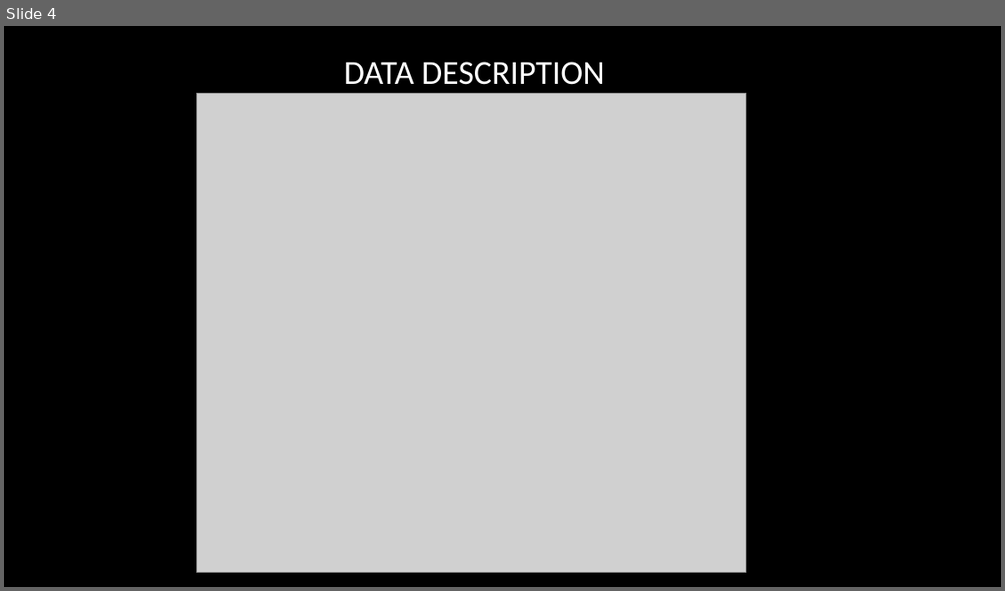
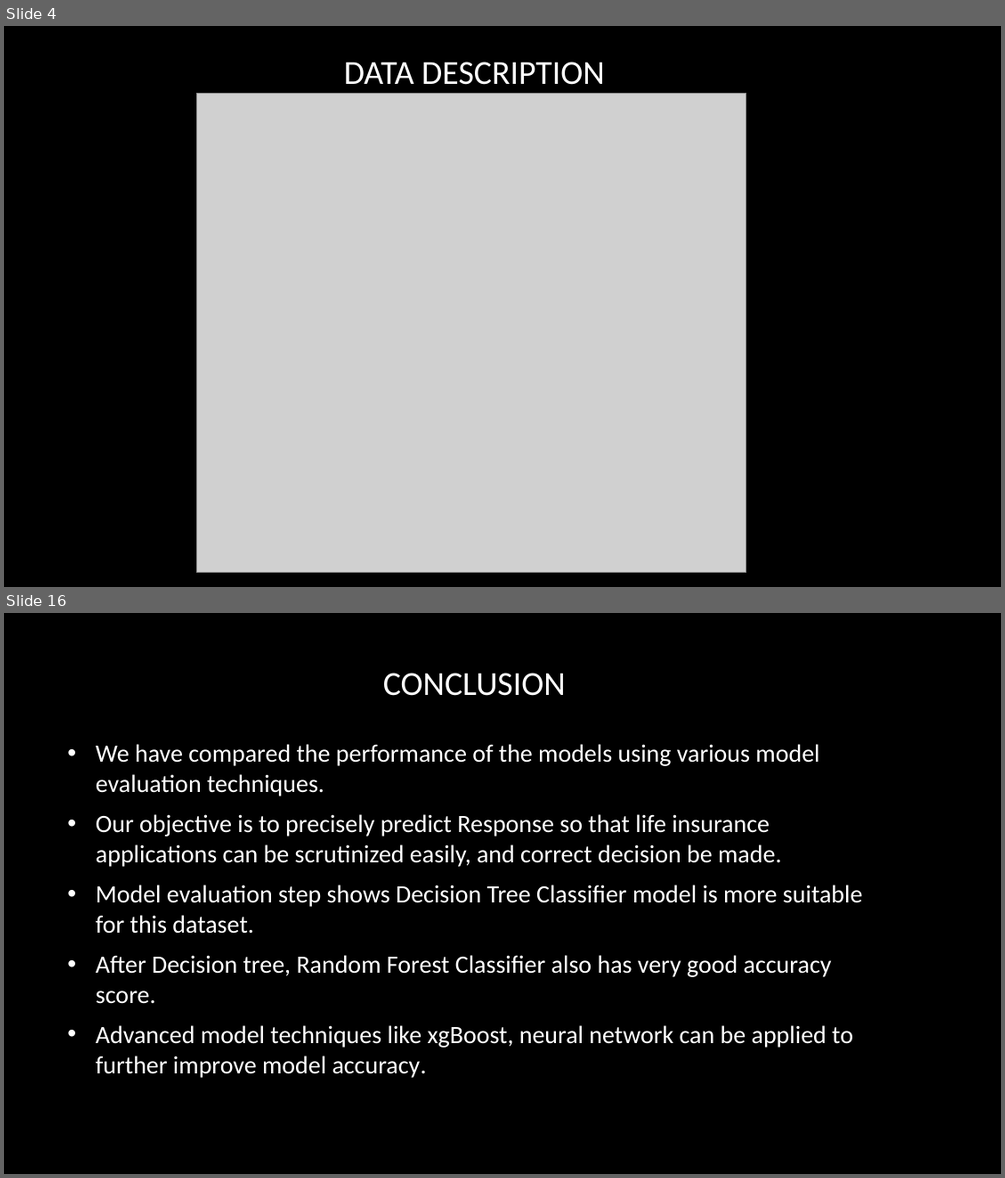
Before and after one commit to rajgupta-github/MachineLearning-with-Python, a slide deck: projects/PrudentialInsurancePrediction/MLFoundation Project - Insurance risk prediction.pptx. Shown one above the other, each under a label of ours: slide 4 before the commit, slides 4 and 16 after it; the slides between them are not shown. The pictures are 1005x591 and 1005x1178 pixels, drawn with LibreOffice and Linux fonts; fonts in the diff are those of the drawing; grey boxes stand for pictures; background and template pictures are left out. Boxes give left, top, right and bottom in pixels: in the first picture for what was removed or moved away, otherwise in the second. Text is boxed around its words. In the diff, an @@ line names an element or a change of style, - is before the commit and + after.

```diff
--- a/projects/PrudentialInsurancePrediction/MLFoundation Project - Insurance risk prediction.pptx
+++ b/projects/PrudentialInsurancePrediction/MLFoundation Project - Insurance risk prediction.pptx
@@ slide 16 added at [4, 613, 1001, 1174], background picture (left out) @@
@@ title added at [383, 673, 566, 696], 32.4 pt, text #FFFFFF @@
+CONCLUSION
@@ text added at [96, 744, 863, 1078], 24 pt, text #FFFFFF @@
+• We have compared the performance of the models using various model evaluation techniques.
+• Our objective is to precisely predict Response so that life insurance applications can be scrutinized easily, and correct decision be made.
+• Model evaluation step shows Decision Tree Classifier model is more suitable for this dataset.
+• After Decision tree, Random Forest Classifier also has very good accuracy score.
+• Advanced model techniques like xgBoost, neural network can be applied to further improve model accuracy.
```
Also in this commit, not shown: 5 slides changed, 6 other slides added, 5 other files.
